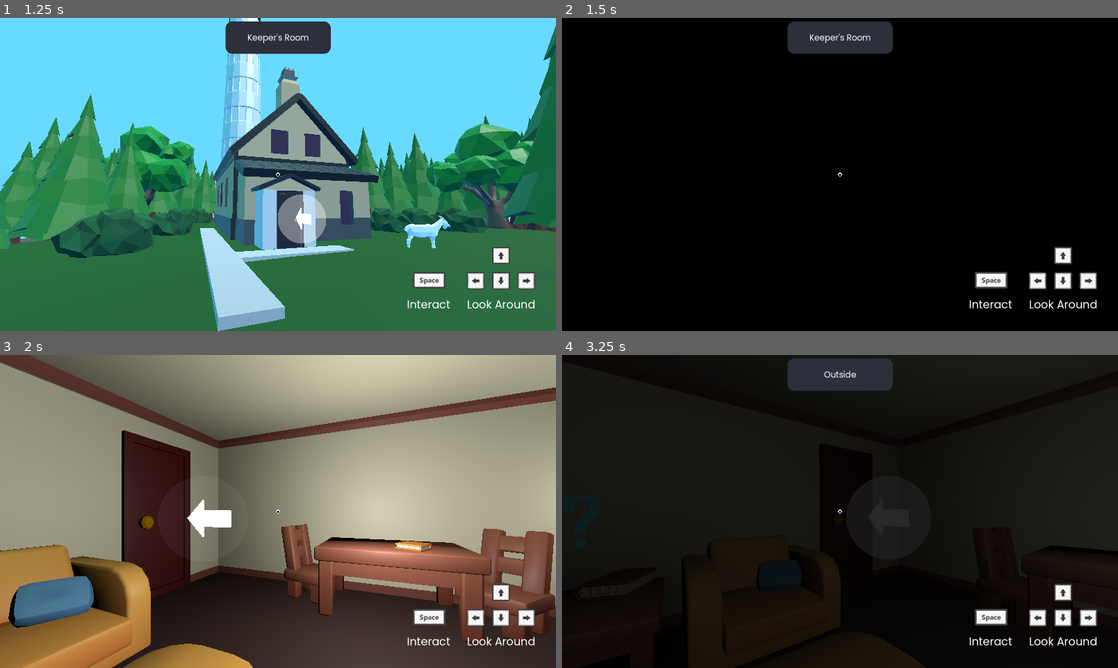
Above: before the commit, frames 1-4 (two rows, left to right).
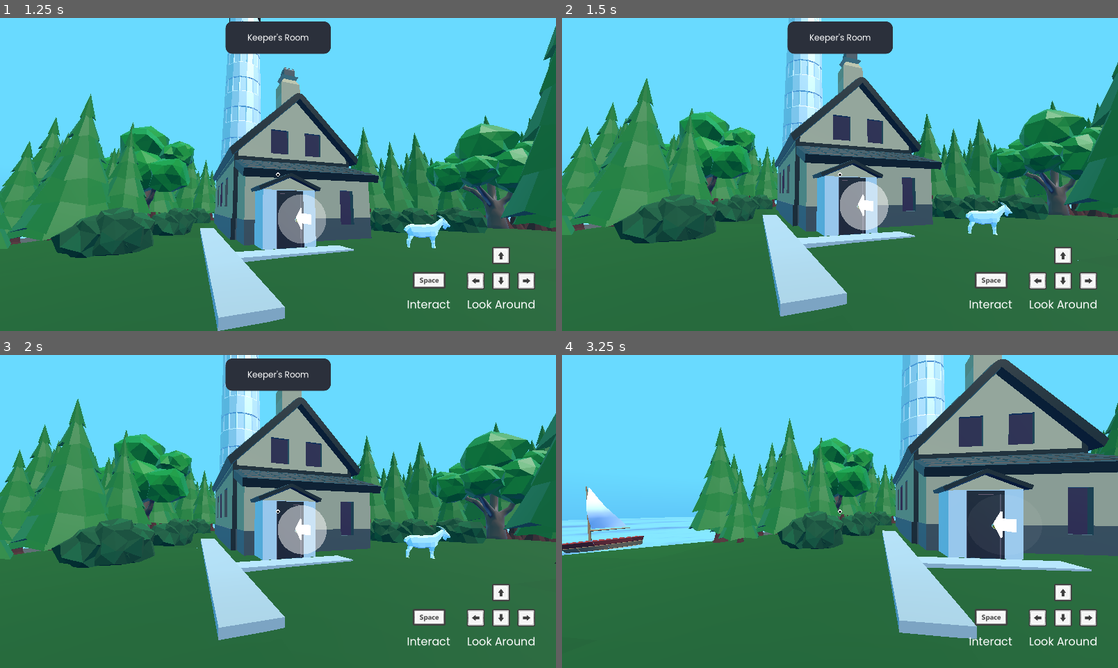
Above: after the commit, the same moments.

Repository: Illuminate-Wisc/Lighthouse
Game: Godot game, scene res://src/scenes/main_menu/main_menu.tscn
The game is run twice, just before and just after one commit, with the same random seed, the same clock (stepped at 60 frames per second) and the same inputs.
Inputs:
- Up to frame 1 (1.25 s): click "Start" at 0.5 s
- Up to frame 2 (1.5 s): tap Enter (ui_accept) at 1.25 s; tap Space (select) at 1.35 s
- Up to frame 3 (2 s): tap Enter (ui_accept) at 1.52 s
- Up to frame 4 (3.25 s): tap S (look_down) at 2.1 s; tap Enter (ui_accept) at 2.27 s; tap Space (select) at 2.3, 3.05 s; hold A (look_left) from 2.78 s (still down)

Frame 1 is identical in both runs. In frame 2, 97% of the frame differs, in the area x 0-100%, y 0-100%; in frame 3, 98%; in frame 4, 99%.

Commit message:
update the sounds

Diff:
--- a/src/player/movement/Nav.gd
+++ b/src/player/movement/Nav.gd
@@ -5,7 +5,8 @@
 @export var normal_opacity: float = 0.05
 @export var focused_opacity: float = 0.5
 @export var opacity_duration: float = 0.25
-@export var sound: String
+@export var sound: String # the sound played when the player focus on this object
+@export var click_sound: String # the sound played when the player select this object and transfer to a different scene
 
 @onready var orb_mat: StandardMaterial3D = $Orb.get_active_material(0)
 @onready var arrow := $Arrow
@@ -16,43 +17,48 @@
 
 
 func _ready():
-    orb_mat.albedo_color.a = normal_opacity
+	orb_mat.albedo_color.a = normal_opacity
 
 
 func _process(delta):
-    theta += PI * delta
+	theta += PI * delta
 
-    if theta >= TAU:
-        theta -= TAU
+	if theta >= TAU:
+		theta -= TAU
 
-    arrow.position.z = init_arrow_pos.z + sin(theta) / 40
+	arrow.position.z = init_arrow_pos.z + sin(theta) / 40
 
 
 func set_opacity(opacity: float):
-    orb_mat.albedo_color.a = opacity
+	orb_mat.albedo_color.a = opacity
 
 
 func tween_opacity(to_opacity: float, duration: float = opacity_duration):
-    if opacity_tween:
-        opacity_tween.stop()
+	if opacity_tween:
+		opacity_tween.stop()
 
-    opacity_tween = create_tween()
+	opacity_tween = create_tween()
 
-    opacity_tween.tween_method(
-            set_opacity,
-            orb_mat.albedo_color.a,
-            to_opacity,
-            duration
-        )
+	opacity_tween.tween_method(
+			set_opacity,
+			orb_mat.albedo_color.a,
+			to_opacity,
+			duration
+		)
 
 
 func _on_focus_observer_focused():
-    tween_opacity(focused_opacity)
+	tween_opacity(focused_opacity)
 
 
 func _on_focus_observer_unfocused():
-    tween_opacity(normal_opacity)
+	tween_opacity(normal_opacity)
 
 
 func _on_focus_observer_selected():
-    SceneSwitcher.to(to_scene)
+
+	if click_sound != "" and has_node(click_sound):
+		var sound_obj = get_node(click_sound) as AudioStreamPlayer
+		sound_obj.play()
+	await get_tree().create_timer(2).timeout
+	SceneSwitcher.to(to_scene)
--- a/src/player/movement/Nav.tscn
+++ b/src/player/movement/Nav.tscn
@@ -1,8 +1,10 @@
-[gd_scene load_steps=7 format=3 uid="uid://bjv0vc26spvlo"]
+[gd_scene load_steps=9 format=3 uid="uid://dkp2m5q7nyj4p"]
 
 [ext_resource type="Script" path="res://src/player/movement/Nav.gd" id="1_ny60w"]
 [ext_resource type="PackedScene" uid="uid://bqrcl6eupf720" path="res://src/models/Arrow.glb" id="2_21n0h"]
 [ext_resource type="Script" path="res://src/utils/focus_observer.gd" id="3_upcnp"]
+[ext_resource type="AudioStream" uid="uid://c0l6akkrskbup" path="res://src/sounds/squeaky-door-open-113212.mp3" id="4_h5w1q"]
+[ext_resource type="AudioStream" uid="uid://cixp2i8n3u87d" path="res://src/sounds/metal-stairs-foot-steps-29688.mp3" id="5_6p3g3"]
 
 [sub_resource type="BoxShape3D" id="BoxShape3D_bu7uu"]
 size = Vector3(1.00468, 2.51794, 1)
@@ -34,6 +36,12 @@
 [node name="Arrow" parent="." instance=ExtResource("2_21n0h")]
 transform = Transform3D(-8.74228e-09, 0.2, 0, -0.2, -8.74228e-09, 0, 0, 0, 0.2, 0.0024067, -3.30891e-09, 0.0402295)
 
+[node name="DoorSound" type="AudioStreamPlayer" parent="."]
+stream = ExtResource("4_h5w1q")
+
+[node name="StairStepSound" type="AudioStreamPlayer" parent="."]
+stream = ExtResource("5_6p3g3")
+
 [connection signal="focused" from="FocusObserver" to="." method="_on_focus_observer_focused"]
 [connection signal="selected" from="FocusObserver" to="." method="_on_focus_observer_selected"]
 [connection signal="unfocused" from="FocusObserver" to="." method="_on_focus_observer_unfocused"]
--- a/src/player/player.tscn
+++ b/src/player/player.tscn
@@ -9,9 +9,8 @@
 [ext_resource type="PackedScene" uid="uid://cjyxx74ydckc4" path="res://src/scenes/main_menu/settings.tscn" id="9_s07dc"]
 [ext_resource type="Texture2D" uid="uid://bnhe866i00kxo" path="res://src/images/Keyboard Icons/Arrow_Right_Key_Light.png" id="9_vqoh3"]
 [ext_resource type="Texture2D" uid="uid://1rejoyahy8hm" path="res://src/images/Keyboard Icons/Arrow_Up_Key_Light.png" id="10_wajyt"]
-[ext_resource type="AudioStream" uid="uid://c0l6akkrskbup" path="res://src/sounds/squeaky-door-open-113212.mp3" id="11_iewk0"]
 [ext_resource type="Texture2D" uid="uid://dqpwnjei87d6c" path="res://src/images/Keyboard Icons/Space_Key_Light.png" id="11_kme07"]
-[ext_resource type="AudioStream" uid="uid://cixp2i8n3u87d" path="res://src/sounds/metal-stairs-foot-steps-29688.mp3" id="12_j2dgg"]
+[ext_resource type="AudioStream" uid="uid://b83njfpj4pxho" path="res://src/sounds/ding-36029.mp3" id="13_dnd3a"]
 
 [sub_resource type="CapsuleMesh" id="CapsuleMesh_sv4qp"]
 
@@ -205,11 +204,8 @@
 [node name="Settings" parent="CanvasLayer" instance=ExtResource("9_s07dc")]
 visible = false
 
-[node name="DoorSound" type="AudioStreamPlayer" parent="."]
-stream = ExtResource("11_iewk0")
-
-[node name="StairStepSound" type="AudioStreamPlayer" parent="."]
-stream = ExtResource("12_j2dgg")
+[node name="DingSound" type="AudioStreamPlayer" parent="."]
+stream = ExtResource("13_dnd3a")
 
 [connection signal="changed_target" from="Camera3D/RayCast" to="." method="_on_ray_cast_changed_target"]
 [connection signal="exit_button_signal" from="CanvasLayer/Settings" to="." method="_on_settings_exit_button_signal"]
--- a/src/scenes/rooms/Lens_room.tscn
+++ b/src/scenes/rooms/Lens_room.tscn
@@ -77,4 +77,5 @@
 transform = Transform3D(2.50768, 0, 5.45083, 0, 6, 0, -5.45083, 0, 2.50768, -4.97052, 5.71242, 13.2207)
 to_scene = "res://src/scenes/rooms/LighthouseTowerInterior.tscn"
 description = "Bottom of Lighthouse"
-sound = "StairStepSound"
+sound = "DingSound"
+click_sound = "StairStepSound"
--- a/src/scenes/rooms/LighthouseTowerInterior.tscn
+++ b/src/scenes/rooms/LighthouseTowerInterior.tscn
@@ -115,13 +115,15 @@
 transform = Transform3D(-1.96868, 0, -1.54087, 0, 2.5, 0, 1.54087, 0, -1.96868, 4.1482, 3.16695, -4.19262)
 to_scene = "res://src/scenes/rooms/Lens_room.tscn"
 description = "Lens Room"
-sound = "StairStepSound"
+sound = "DingSound"
+click_sound = "StairStepSound"
 
 [node name="NavKeeper" parent="." instance=ExtResource("9_4nmqg")]
 transform = Transform3D(2.5, 0, 0, 0, 2.5, 0, 0, 0, 2.5, -0.0367024, 3.16695, -6.04526)
 to_scene = "res://src/scenes/rooms/LivingCorridor.tscn"
 description = "Keeper's Room"
-sound = "DoorSound"
+sound = "DingSound"
+click_sound = "DoorSound"
 
 [node name="Orb" parent="NavKeeper" index="1"]
 mesh = SubResource("SphereMesh_f7wqj")
--- a/src/scenes/rooms/LivingCorridor.tscn
+++ b/src/scenes/rooms/LivingCorridor.tscn
@@ -95,10 +95,12 @@
 transform = Transform3D(-0.999893, 0, 0.0146254, 0, 1, 0, -0.0146254, 0, -0.999893, -0.918708, 1.05148, 2.11611)
 to_scene = "res://src/scenes/world/world.tscn"
 description = "Outside"
-sound = "DoorSound"
+sound = "DingSound"
+click_sound = "DoorSound"
 
 [node name="Nav2" parent="." instance=ExtResource("20_so4vl")]
 transform = Transform3D(0.996627, 0, -0.0820605, 0, 1, 0, 0.0820605, 0, 0.996627, -0.892011, 1.05148, -2.27797)
 to_scene = "res://src/scenes/rooms/LighthouseTowerInterior.tscn"
 description = "Bottom of Lighthouse"
-sound = "DoorSound"
+sound = "DingSound"
+click_sound = "DoorSound"
--- a/src/scenes/world/world.tscn
+++ b/src/scenes/world/world.tscn
@@ -223,4 +223,5 @@
 transform = Transform3D(1.5, 0, 0, 0, 1.5, 0, 0, 0, 1.5, -3.69432, 1.16517, 6.78312)
 to_scene = "res://src/scenes/rooms/LivingCorridor.tscn"
 description = "Keeper's Room"
-sound = "DoorSound"
+sound = "DingSound"
+click_sound = "DoorSound"
Not shown: 1 places in src/player/player.tscn that only renumber resources
Not shown: 1 places in src/scenes/rooms/Lens_room.tscn that only renumber resources
Not shown: 1 places in src/scenes/rooms/LighthouseTowerInterior.tscn that only renumber resources
Not shown: 1 places in src/scenes/rooms/LivingCorridor.tscn that only renumber resources
Not shown: 1 places in src/scenes/world/world.tscn that only renumber resources
Not shown, added: src/sounds/ding-36029.mp3.import
Not shown, added: src/sounds/ding-36029.mp3
